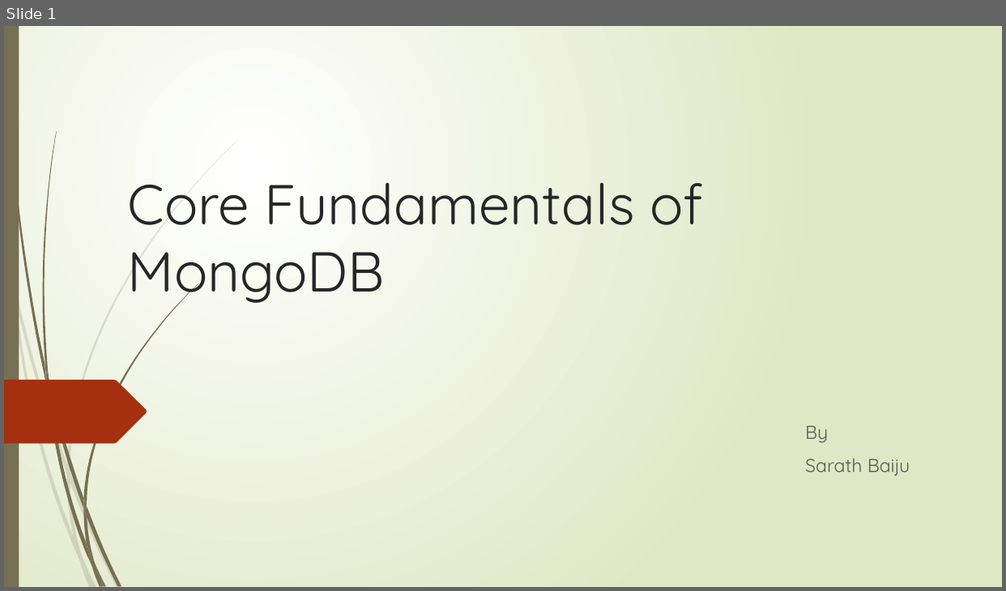
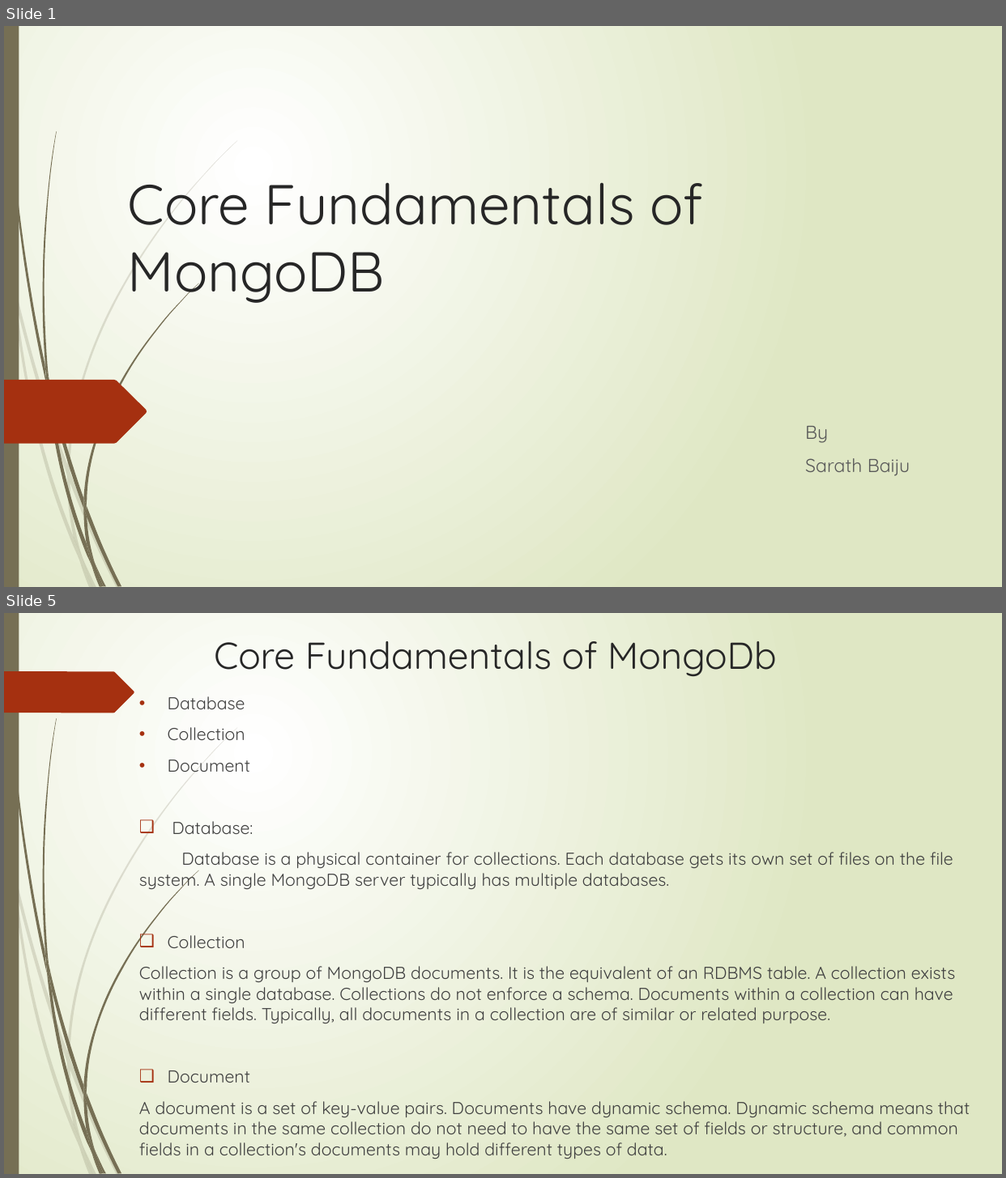
Before and after one commit to SarathBaiju/Training-Topics-2022, a slide deck: Mongodb/MongoDb_Class1.pptx. Shown one above the other, each under a label of ours: slide 1 before the commit, slides 1 and 5 after it; the slides between them are not shown. The pictures are 1006x591 and 1006x1178 pixels, drawn with LibreOffice and Linux fonts; fonts in the diff are those of the drawing. Boxes give left, top, right and bottom in pixels: in the first picture for what was removed or moved away, otherwise in the second. Text is boxed around its words. In the diff, an @@ line names an element or a change of style, - is before the commit and + after.

Commit message:
MongoDb: Class1 ppt added

```diff
--- a/Mongodb/MongoDb_Class1.pptx
+++ b/Mongodb/MongoDb_Class1.pptx
@@ slide 5 added at [4, 613, 1002, 1174], background gradient #FFFFFF to #DFE8C4; not listed: 23 template elements that a slide beside it also shows @@
@@ title added at [214, 641, 777, 677], 36 pt, text #262626 @@
+Core Fundamentals of MongoDb
@@ freeform shape added at [4, 671, 134, 713], fill #A53010 @@
@@ text added at [139, 696, 970, 1137], 16.6 pt, text #404040 @@
+• Database
+• Collection
+• Document
+❑ Database:
+Database is a physical container for collections. Each database gets its own set of files on the file system. A single MongoDB server typically has multiple databases.
+❑ Collection
+Collection is a group of MongoDB documents. It is the equivalent of an RDBMS table. A collection exists within a single database. Collections do not enforce a schema. Documents within a collection can have different fields. Typically, all documents in a collection are of similar or related purpose.
+❑ Document
+A document is a set of key-value pairs. Documents have dynamic schema. Dynamic schema means that documents in the same collection do not need to have the same set of fields or structure, and common fields in a collection's documents may hold different types of data.
```
Also in this commit, not shown: 7 other slides added.
